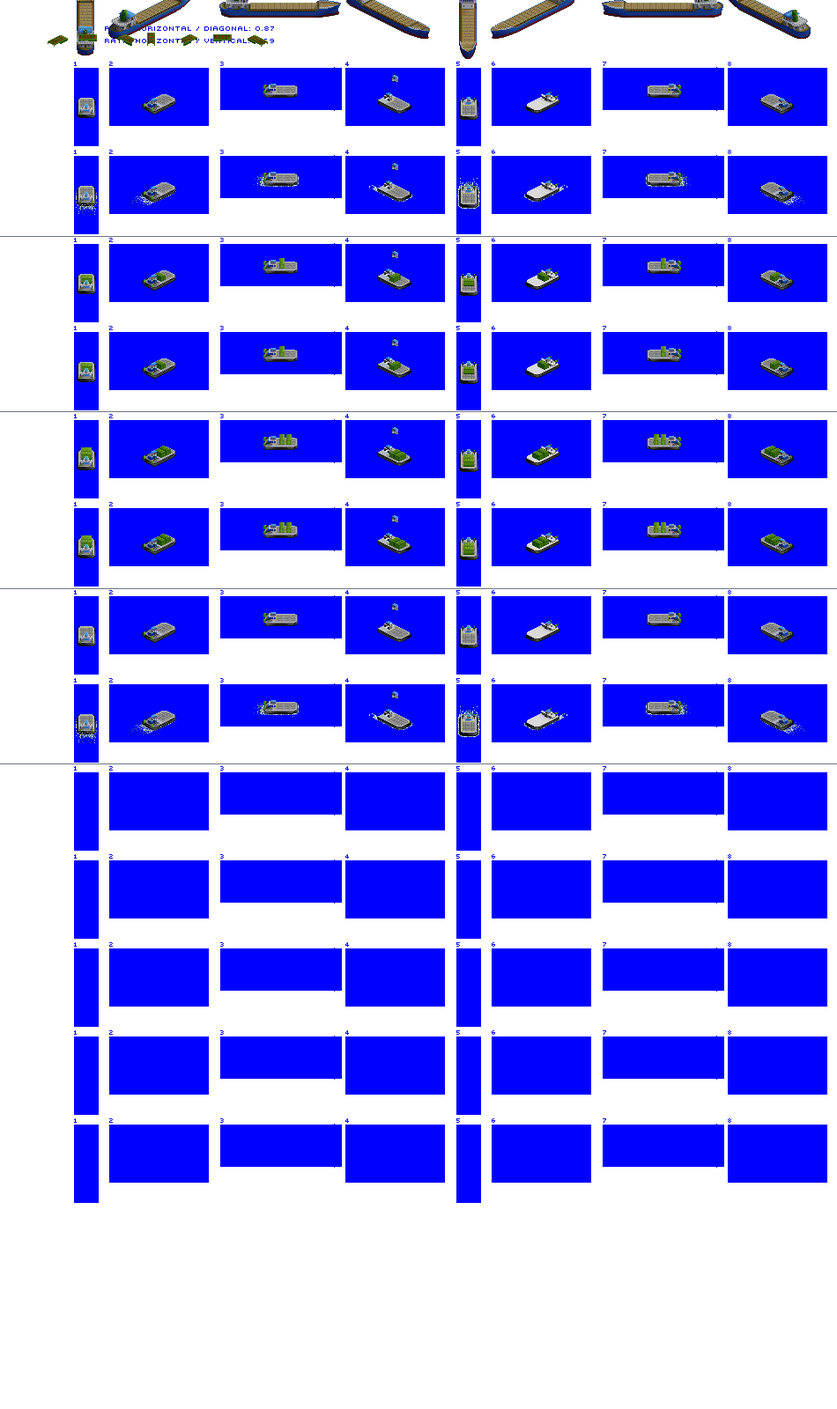
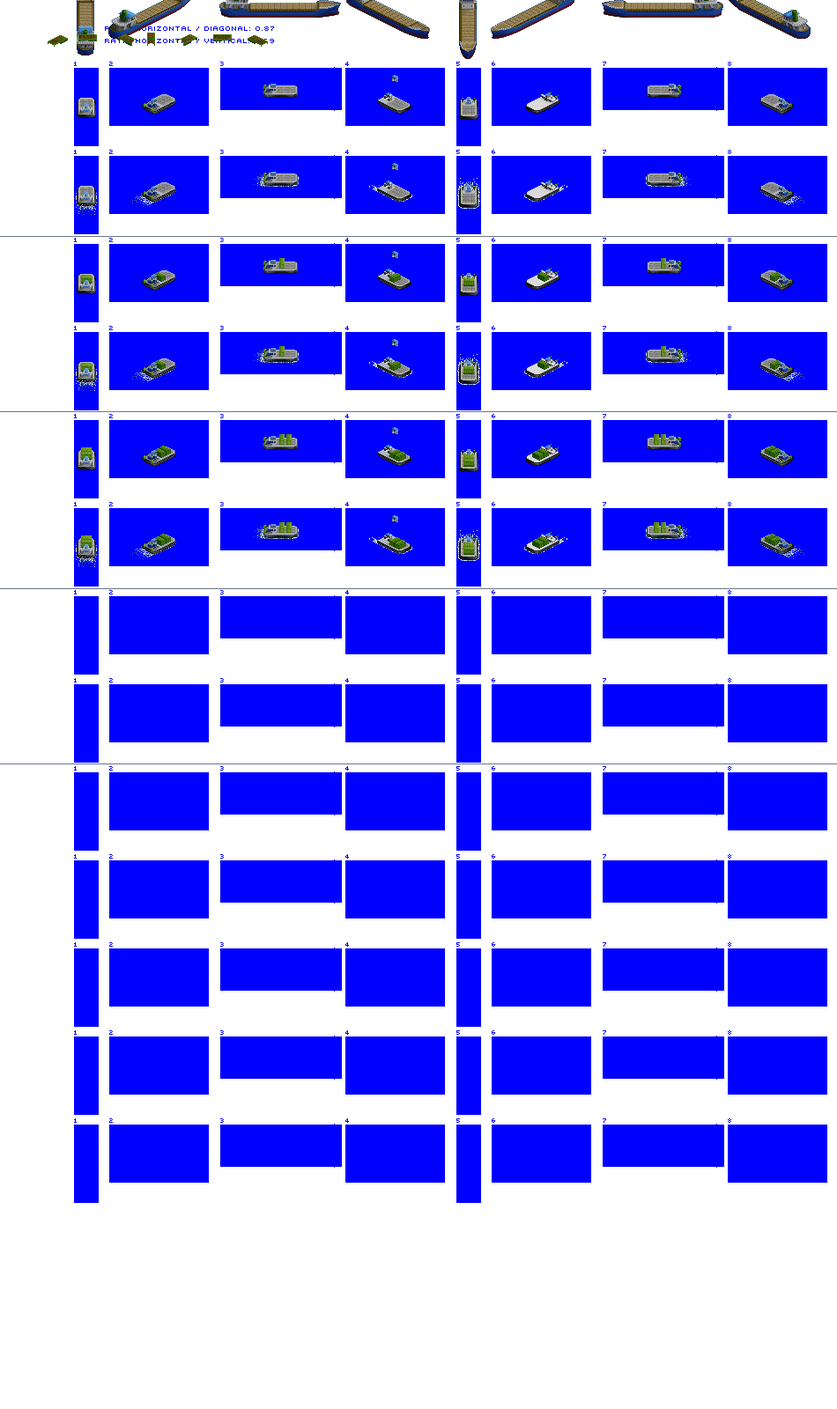
Before/after of a (837, 1409) layered artwork. What changed in the layer stack:
painted on "prop / bow wash" over left=73, top=350, right=805, bottom=744
painted on "Hovercraft Freight Medium" over left=76, top=603, right=794, bottom=737
